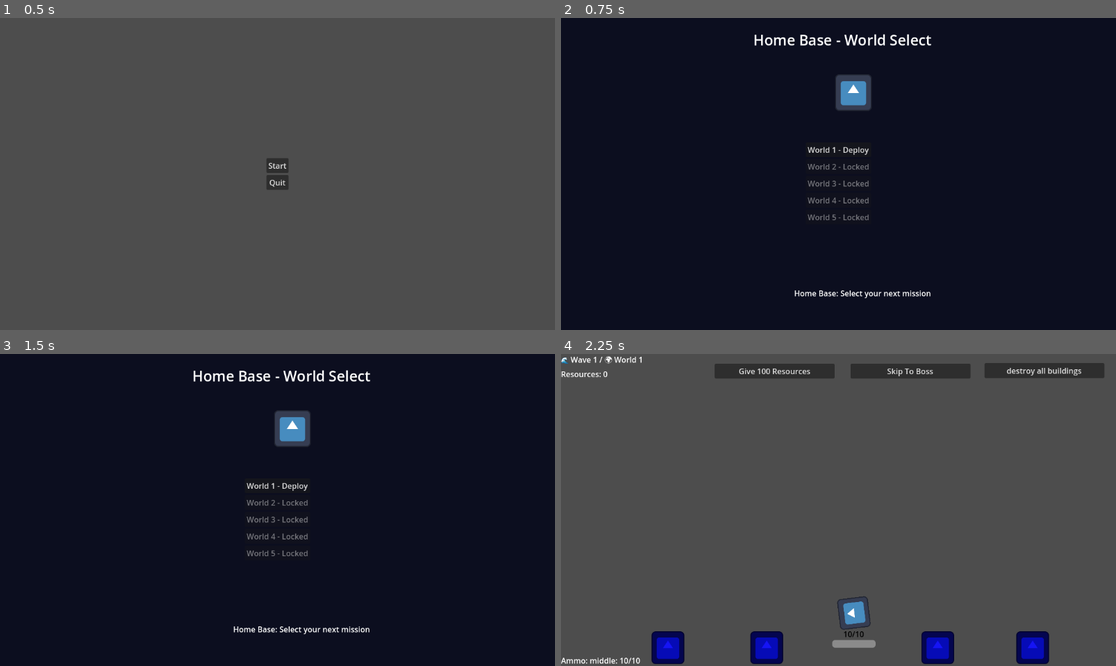
Above: before the commit, frames 1-4 (two rows, left to right).
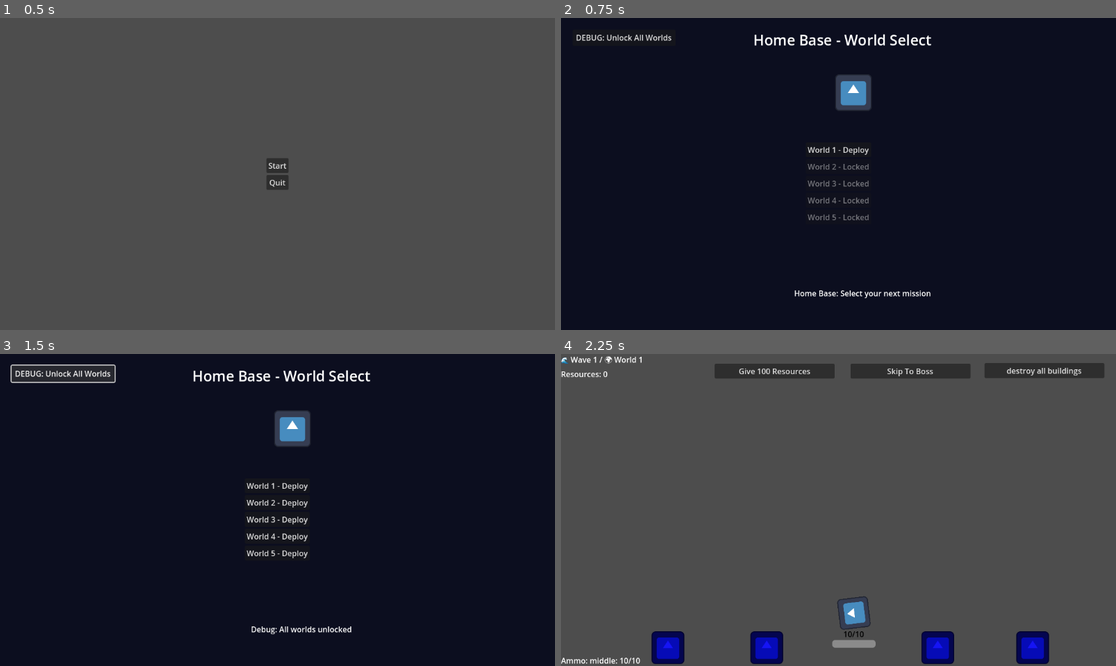
Above: after the commit, the same moments.

Repository: aceofknights/Missile-Game
Game: Godot game, scene res://Scene/MainMenu.tscn
Same seed, same stepped clock (60 frames per second), same inputs: the game is played once before the commit and once after it. The engine's default icon, where the game draws it, is replaced by a stand-in: a white triangle on a blue panel in a dark square.
Inputs (mouse positions are in pixels of both pictures, inside the frame that each line leads up to):
- Up to frame 1 (0.5 s): no input
- Up to frame 2 (0.75 s): click "Start" at 0.5 s
- Up to frame 3 (1.5 s): click (61, 372) at 1.25 s, where only the run after the commit has a clickable "DEBUG: Unlock All Worlds"
- Up to frame 4 (2.25 s): click "World 1 - Deploy" at 2 s

Frame 1 is identical in both runs. In frame 2, 0.2% of the frame differs, in the area x 2-20%, y 5-8%; in frame 3, 1.9%, in the area x 1-67%, y 3-90%; in frame 4, nothing differs.

Commit message:
Add debug button to unlock all worlds

Diff:
--- a/Scene/WorldSelect.tscn
+++ b/Scene/WorldSelect.tscn
@@ -69,6 +69,15 @@
 layout_mode = 2
 text = "World 5"
 
+
+[node name="UnlockAllWorldsButton" type="Button" parent="."]
+layout_mode = 0
+offset_left = 24.0
+offset_top = 24.0
+offset_right = 238.0
+offset_bottom = 58.0
+text = "DEBUG: Unlock All Worlds"
+
 [node name="StatusLabel" type="Label" parent="."]
 layout_mode = 0
 offset_left = 379.0
--- a/Scripts/WorldSelect.gd
+++ b/Scripts/WorldSelect.gd
@@ -6,6 +6,7 @@
 @onready var world4_btn: Button = $CenterContainer/VBoxContainer/World4Button
 @onready var world5_btn: Button = $CenterContainer/VBoxContainer/World5Button
 @onready var status_label: Label = $StatusLabel
+@onready var unlock_all_worlds_btn: Button = $UnlockAllWorldsButton
 
 
 func _ready():
@@ -14,6 +15,8 @@
 	world3_btn.pressed.connect(func(): _select_world(3))
 	world4_btn.pressed.connect(func(): _select_world(4))
 	world5_btn.pressed.connect(func(): _select_world(5))
+	unlock_all_worlds_btn.pressed.connect(_unlock_all_worlds_for_debug)
+	unlock_all_worlds_btn.visible = OS.is_debug_build()
 	_refresh_buttons()
 
 
@@ -42,3 +45,9 @@
 
 	status_label.text = "Launching World %d..." % world
 	GameManager.select_world(world)
+
+
+func _unlock_all_worlds_for_debug() -> void:
+	GameManager.highest_world_unlocked = GameManager.WORLD_COUNT
+	_refresh_buttons()
+	status_label.text = "Debug: All worlds unlocked"
